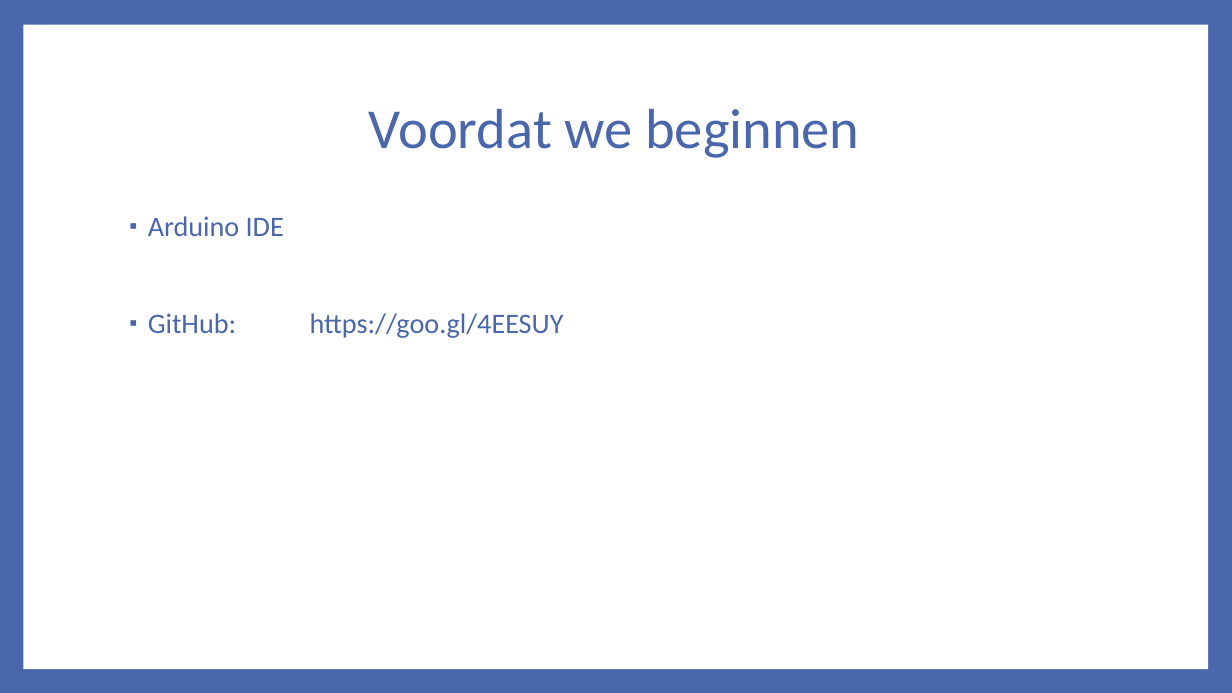
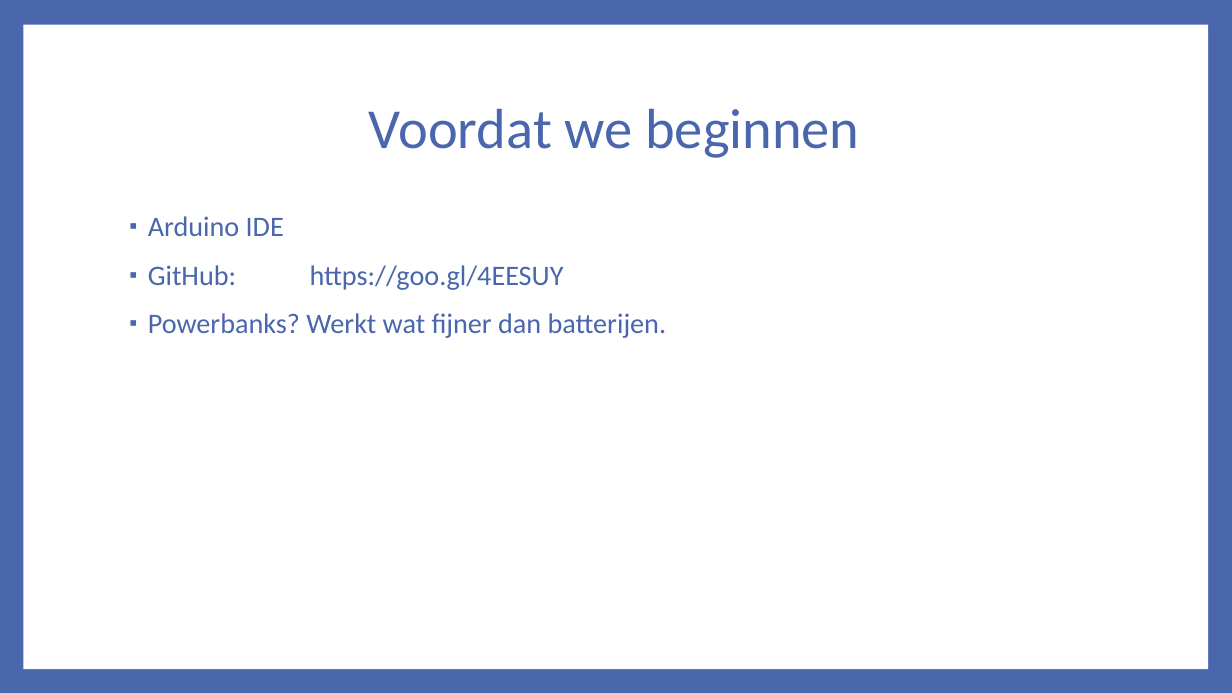
Before and after one commit to jeroenvanhattem/Arduino-Workshop, a slide deck: slide 2 of Documents/Arduino Advanced.pptx. Drawn at 1232x693 pixels with LibreOffice and Linux fonts; fonts in the diff are those of the drawing. Boxes give left, top, right and bottom in pixels: in the first picture for what was removed or moved away, otherwise in the second. Text is boxed around its words. In the diff, an @@ line names an element or a change of style, - is before the commit and + after.

Commit message:
Improved PowerPoint

```diff
--- a/Documents/Arduino Advanced.pptx
+++ b/Documents/Arduino Advanced.pptx
@@ text at [148, 313, 667, 338]: paragraph added @@
+▪ Powerbanks? Werkt wat fijner dan batterijen.
```
Also in this commit, not shown: 2 other slides changed, 1 other file.
